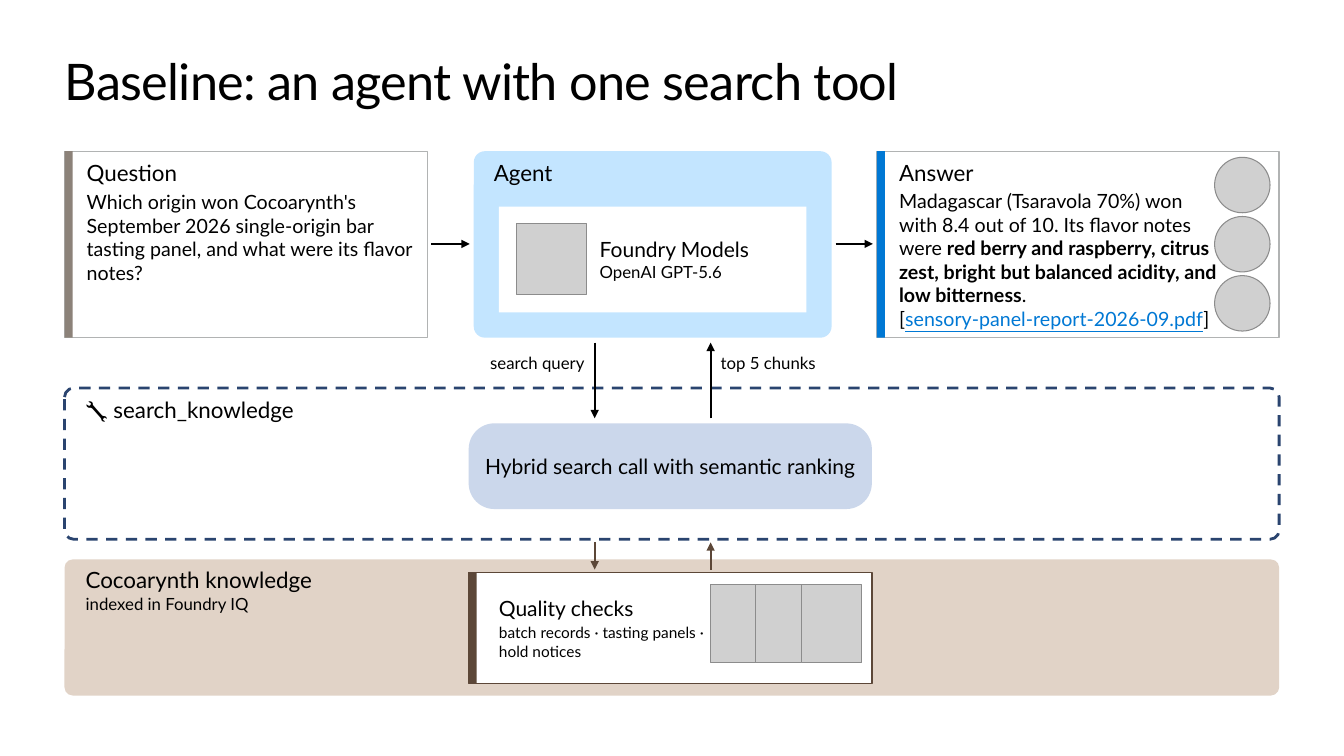
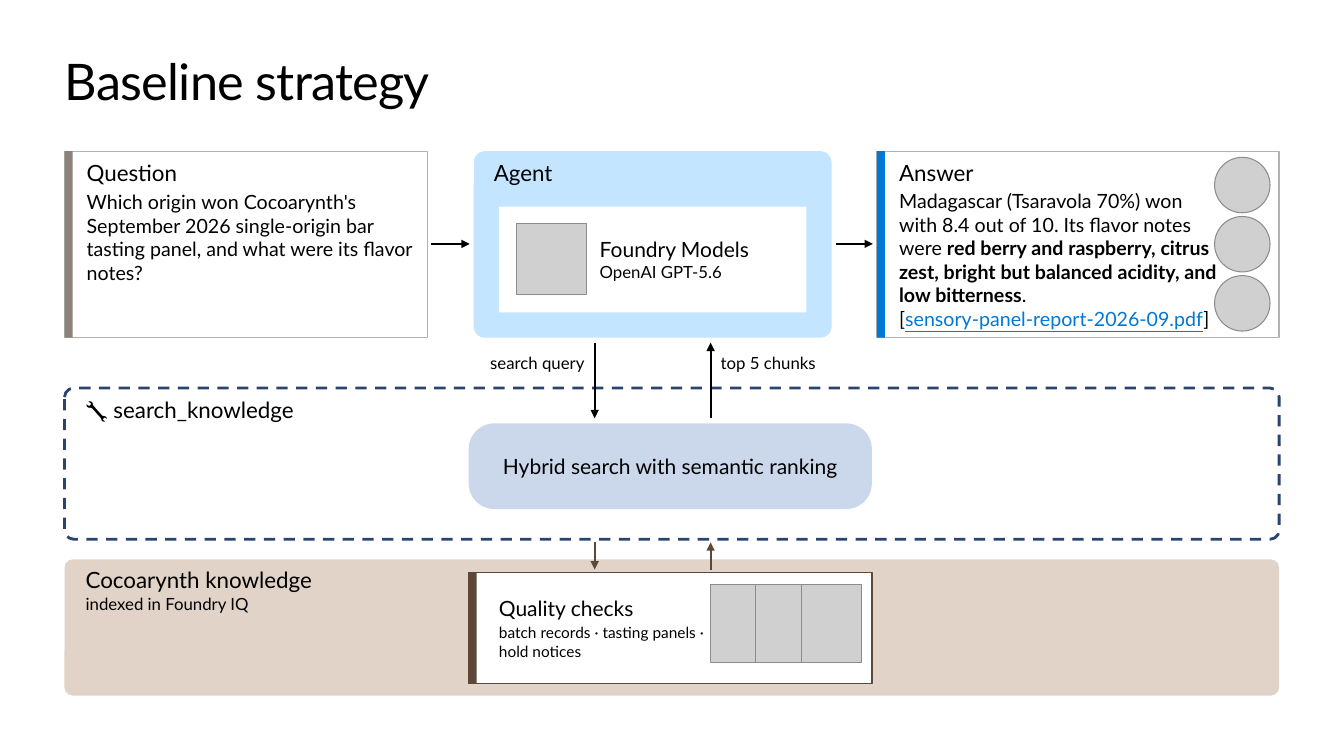
Before and after one commit to microsoft/ignite26-BRK300-building-agentic-retrieval-from-diy-to-foundry-iq, a slide deck: slide 8 of IgniteBRK300-WorkingDeck.pptx. Drawn at 1344x756 pixels with LibreOffice and Linux fonts; fonts in the diff are those of the drawing; grey boxes stand for pictures; background and template pictures are left out. Boxes give left, top, right and bottom in pixels: in the first picture for what was removed or moved away, otherwise in the second. Text is boxed around its words. In the diff, an @@ line names an element or a change of style, - is before the commit and + after.

Commit message:
Latest slides

```diff
--- a/IgniteBRK300-WorkingDeck.pptx
+++ b/IgniteBRK300-WorkingDeck.pptx
@@ title at (x1=65, y1=63, x2=430, y2=109): text changed @@
-Baseline: an agent with one search tool
+Baseline strategy
@@ text at (x1=503, y1=458, x2=837, y2=478): text changed @@
-Hybrid search call with semantic ranking
+Hybrid search with semantic ranking
```
Also in this commit, not shown: 1 other slide changed, 7 slides added, 8 slides removed, 10 other files.
